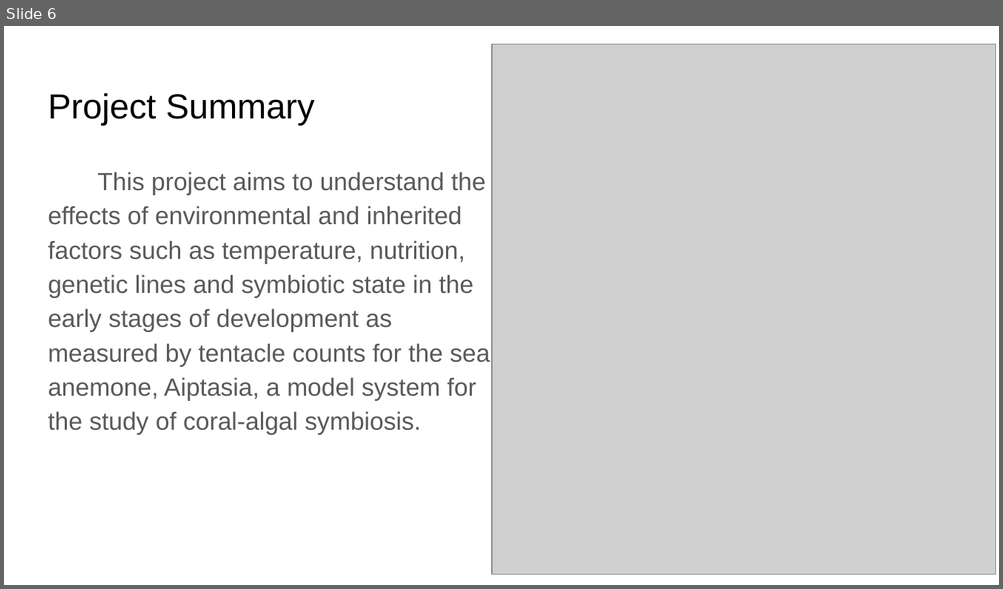
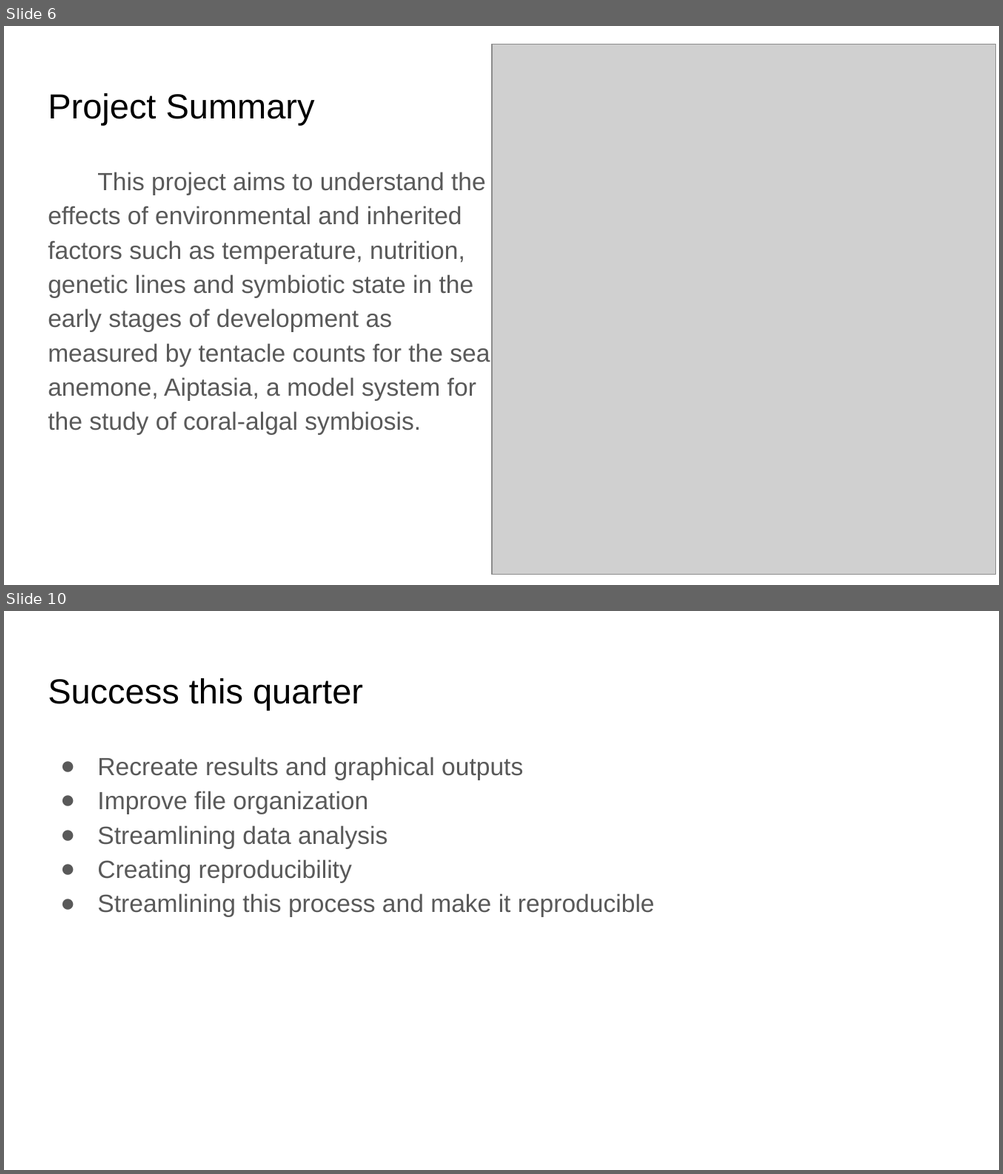
Before and after one commit to junbcai/heatinglacerate, a slide deck: Project Proposal for Analytical Workflow, Fall 2022.pptx. Shown one above the other, each under a label of ours: slide 6 before the commit, slides 6 and 10 after it; the slides between them are not shown. The pictures are 1003x589 and 1003x1174 pixels, drawn with LibreOffice and Linux fonts; fonts in the diff are those of the drawing; grey boxes stand for pictures. Boxes give left, top, right and bottom in pixels: in the first picture for what was removed or moved away, otherwise in the second. Text is boxed around its words. In the diff, an @@ line names an element or a change of style, - is before the commit and + after.

```diff
--- a/Project Proposal for Analytical Workflow, Fall 2022.pptx
+++ b/Project Proposal for Analytical Workflow, Fall 2022.pptx
@@ slide 10 added at <box>4,611,999,1170</box>, background #FFFFFF @@
@@ title added at <box>48,678,363,710</box>, 25.2 pt, text #000000 @@
+Success this quarter
@@ text added at <box>97,757,654,917</box>, 18 pt, text #595959 @@
+● Recreate results and graphical outputs
+● Improve file organization
+● Streamlining data analysis
+● Creating reproducibility
+● Streamlining this process and make it reproducible
```
Also in this commit, not shown: 2 slides changed, 4 other slides added, 2 slides removed, 3 other files.
